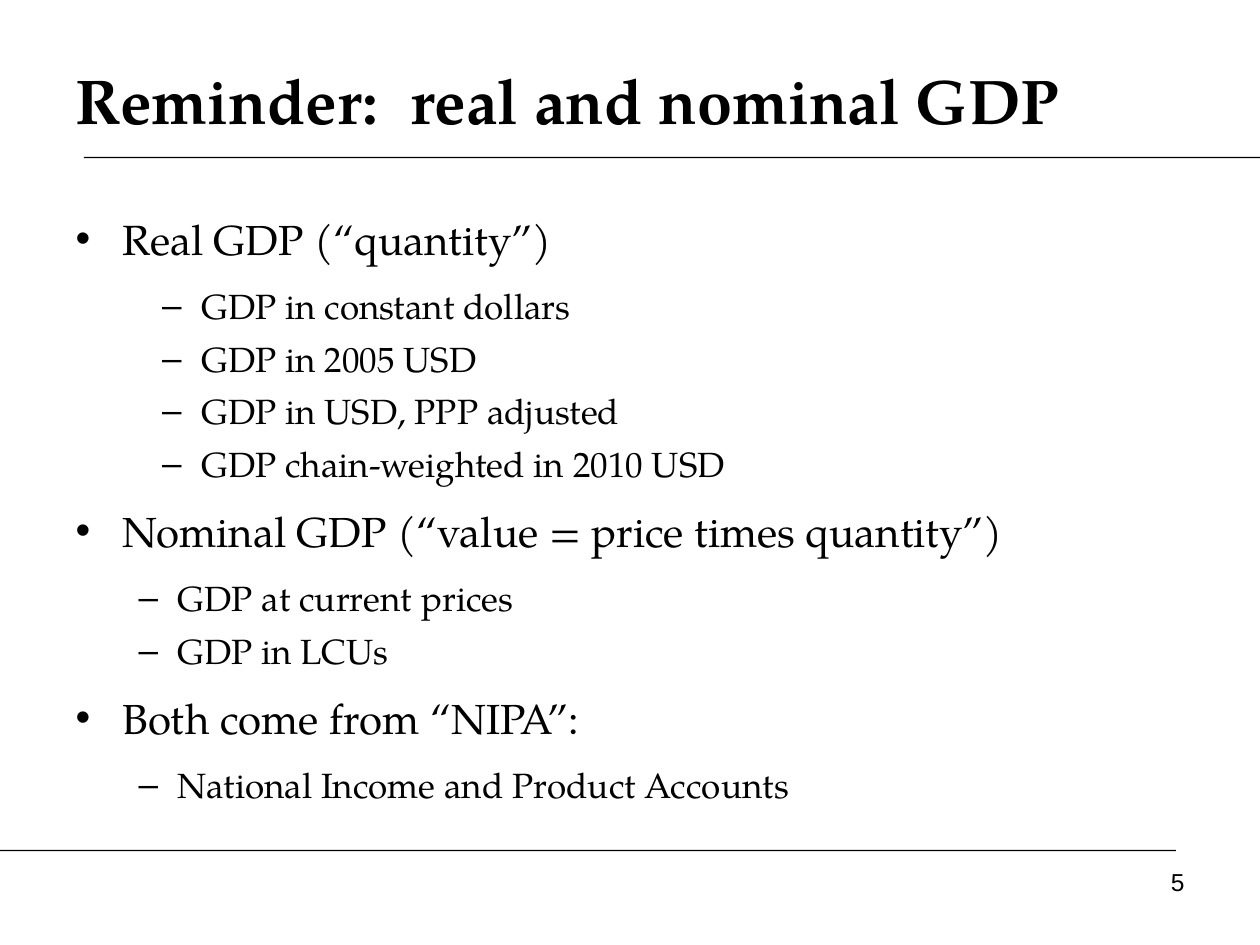
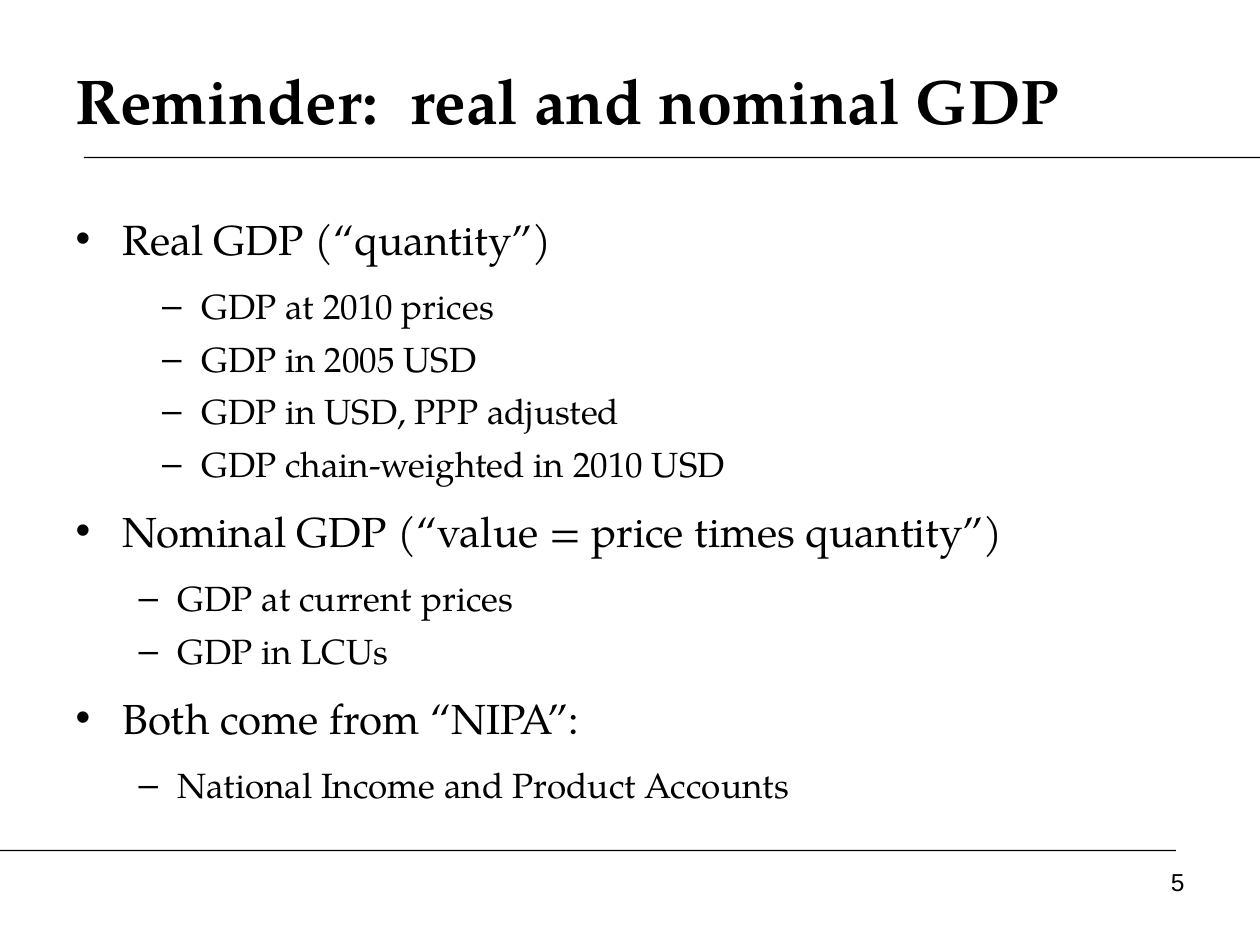
Before and after one commit to DaveBackus/Global_Economy, a slide deck: slide 5 of Slides/slides_growth1_f14.pptx. Drawn at 1260x945 pixels with LibreOffice and Linux fonts; fonts in the diff are those of the drawing. Boxes give left, top, right and bottom in pixels: in the first picture for what was removed or moved away, otherwise in the second. Text is boxed around its words. In the diff, an @@ line names an element or a change of style, - is before the commit and + after.

```diff
--- a/Slides/slides_growth1_f14.pptx
+++ b/Slides/slides_growth1_f14.pptx
@@ text at (202,294,494,329): text changed @@
-  – GDP in constant dollars
+  – GDP at 2010 prices
```
Also in this commit, not shown: 9 other slides changed, 2 slides added, 4 other files.
